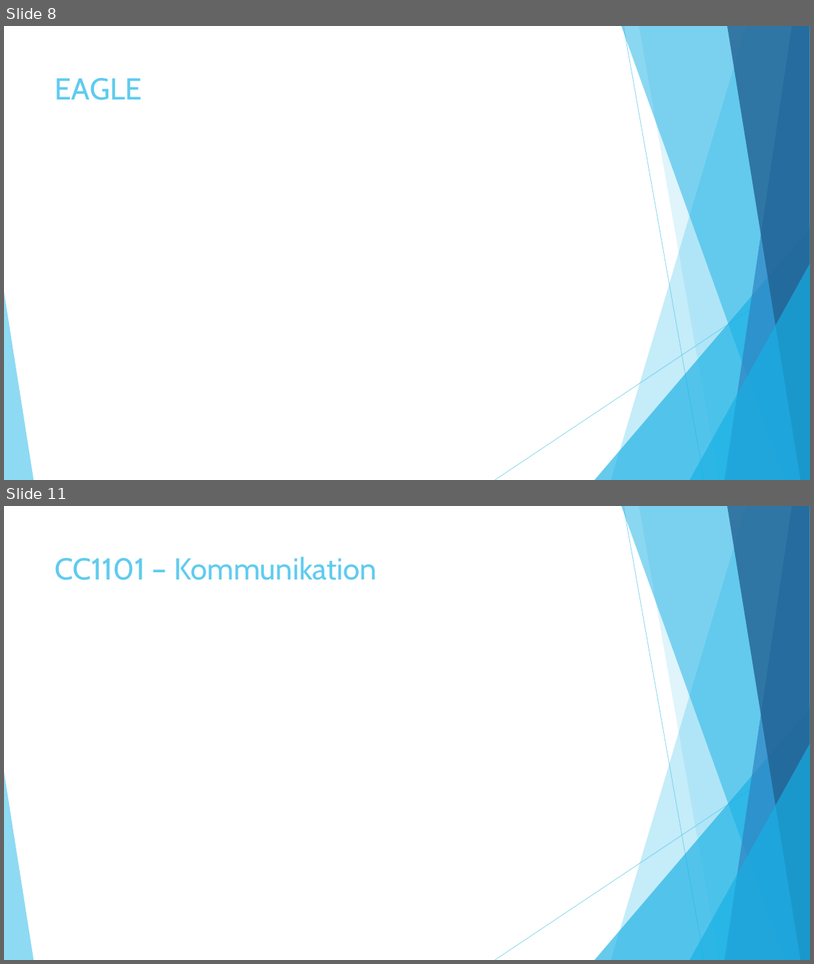
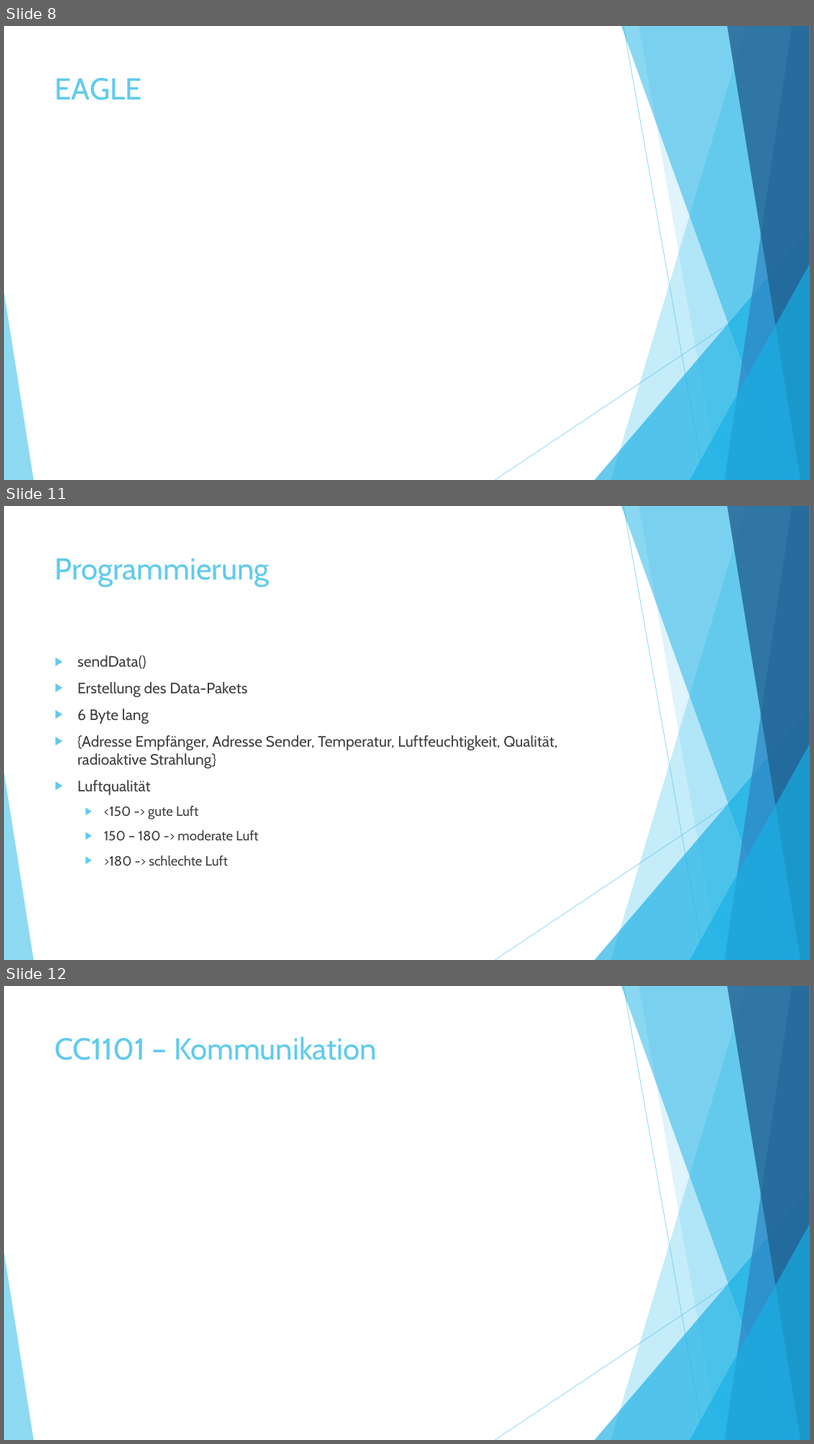
Before and after one commit to rinnerfabian/unistuff, a slide deck: IoT.pptx. Shown one above the other, each under a label of ours: slides 8 and 11 before the commit, slides 8, 11 and 12 after it; the slides between them are not shown. The pictures are 814x964 and 814x1444 pixels, drawn with LibreOffice and Linux fonts; fonts in the diff are those of the drawing. Boxes give left, top, right and bottom in pixels: in the first picture for what was removed or moved away, otherwise in the second. Text is boxed around its words. In the diff, an @@ line names an element or a change of style, - is before the commit and + after.

```diff
--- a/IoT.pptx
+++ b/IoT.pptx
@@ slide 11 added at <box>4,506,810,960</box>, background #FFFFFF; not listed: 10 template elements that a slide beside it also shows @@
@@ title added at <box>55,558,270,587</box>, 36 pt, text #5FCBEF @@
+Programmierung
@@ text added at <box>77,655,558,866</box>, 18 pt, text #404040 @@
+▶ sendData()
+▶ Erstellung des Data-Pakets
+▶ 6 Byte lang
+▶ {Adresse Empfänger, Adresse Sender, Temperatur, Luftfeuchtigkeit, Qualität, radioaktive Strahlung}
+▶ Luftqualität
+  ▶ <150 -> gute Luft
+  ▶ 150 – 180 -> moderate Luft
+  ▶ >180 -> schlechte Luft
@@ what was slide 11 is now slide 12 @@
```
Also in this commit, not shown: 4 slides changed, 1 other slide added, 2 slides removed, 2 other files.
